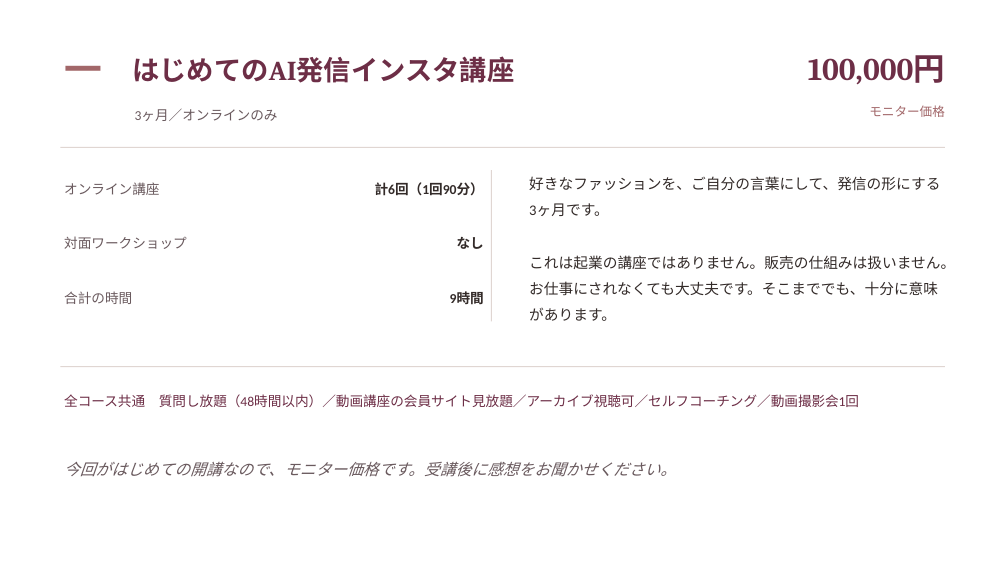
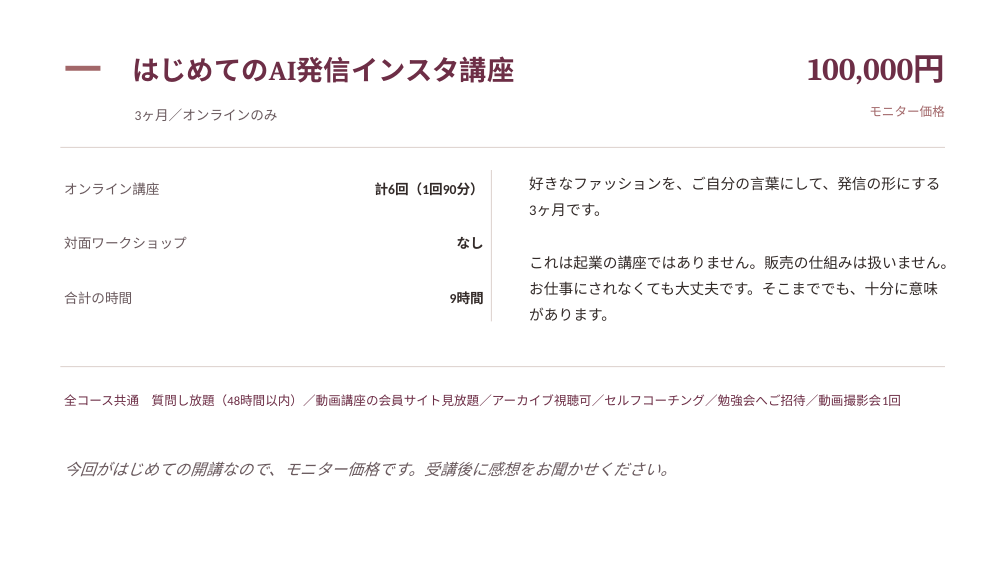
Before and after one commit to fashio17/potential-lamp, a slide deck: slide 13 of 運用/説明会/説明会_3コース_2026年10月期_v2.pptx. Drawn at 1008x567 pixels with LibreOffice and Linux fonts; fonts in the diff are those of the drawing. Boxes give left, top, right and bottom in pixels: in the first picture for what was removed or moved away, otherwise in the second. Text is boxed around its words. In the diff, an @@ line names an element or a change of style, - is before the commit and + after.

```diff
--- a/運用/説明会/説明会_3コース_2026年10月期_v2.pptx
+++ b/運用/説明会/説明会_3コース_2026年10月期_v2.pptx
@@ text at (64, 394, 901, 406): text changed; size 13 to 12 pt @@
-全コース共通 質問し放題（48時間以内）／動画講座の会員サイト見放題／アーカイブ視聴可／セルフコーチング／動画撮影会1回
+全コース共通 質問し放題（48時間以内）／動画講座の会員サイト見放題／アーカイブ視聴可／セルフコーチング／勉強会へご招待／動画撮影会1回
```
Also in this commit, not shown: 3 other slides changed, 4 other files.
